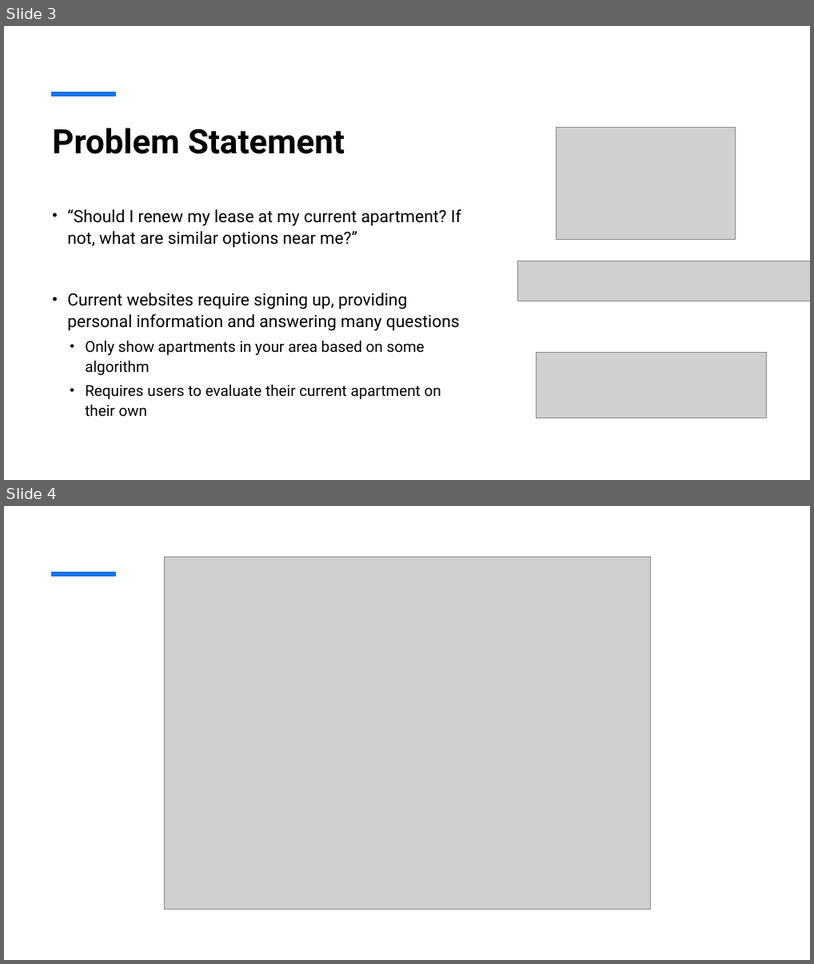
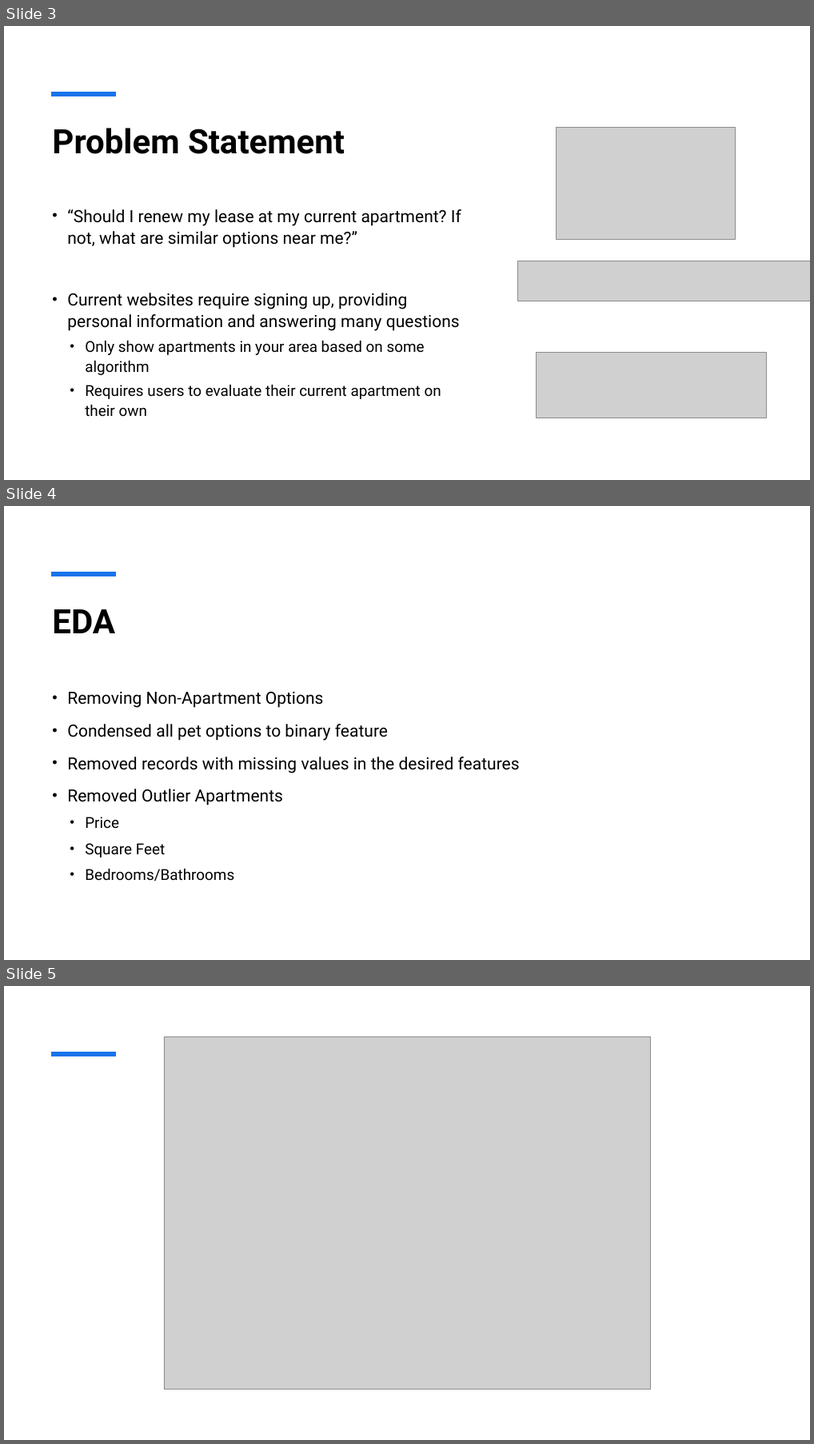
Before and after one commit to hwillif/Rent-Comparison-Tool, a slide deck: Apartment Comparison Tool.pptx. Shown one above the other, each under a label of ours: slides 3 and 4 before the commit, slides 3, 4 and 5 after it. The pictures are 814x964 and 814x1444 pixels, drawn with LibreOffice and Linux fonts; fonts in the diff are those of the drawing; grey boxes stand for pictures. Boxes give left, top, right and bottom in pixels: in the first picture for what was removed or moved away, otherwise in the second. Text is boxed around its words. In the diff, an @@ line names an element or a change of style, - is before the commit and + after.

```diff
--- a/Apartment Comparison Tool.pptx
+++ b/Apartment Comparison Tool.pptx
@@ slide 4 added at <box>4,506,810,960</box>, background #FFFFFF; not listed: 1 template element that a slide beside it also shows @@
@@ title added at <box>52,609,115,633</box>, 40 pt, text #000000, bold @@
+EDA
@@ text added at <box>67,692,520,880</box>, 20 pt, text #000000 @@
+• Removing Non-Apartment Options
+• Condensed all pet options to binary feature
+• Removed records with missing values in the desired features
+• Removed Outlier Apartments
+  • Price
+  • Square Feet
+  • Bedrooms/Bathrooms
@@ what was slide 4 is now slide 5 @@
```
Also in this commit, not shown: 1 other slide added.
